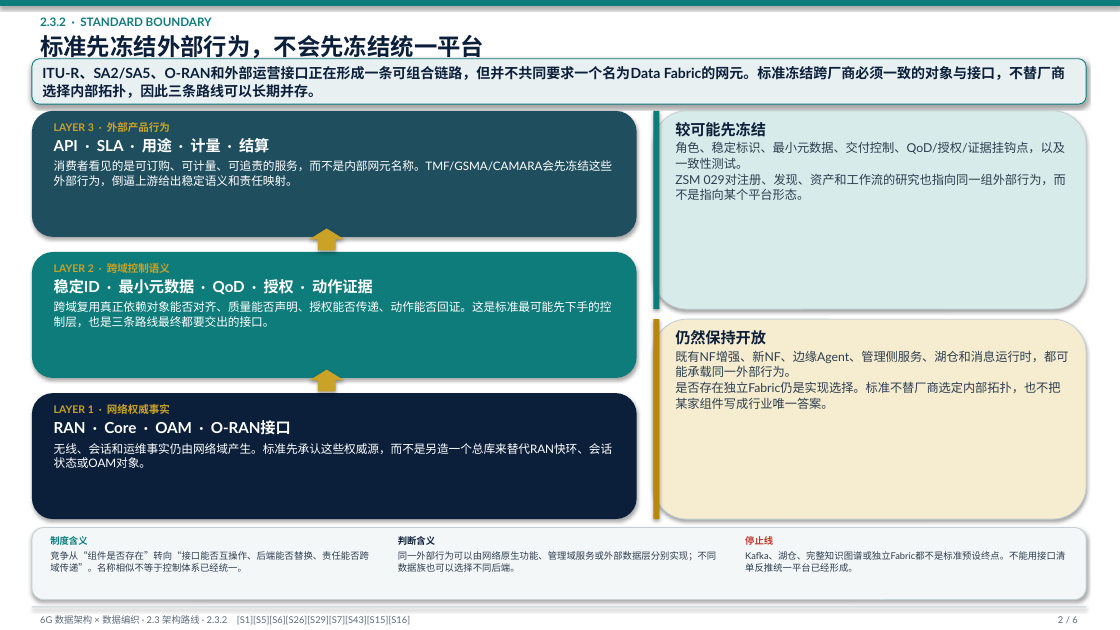
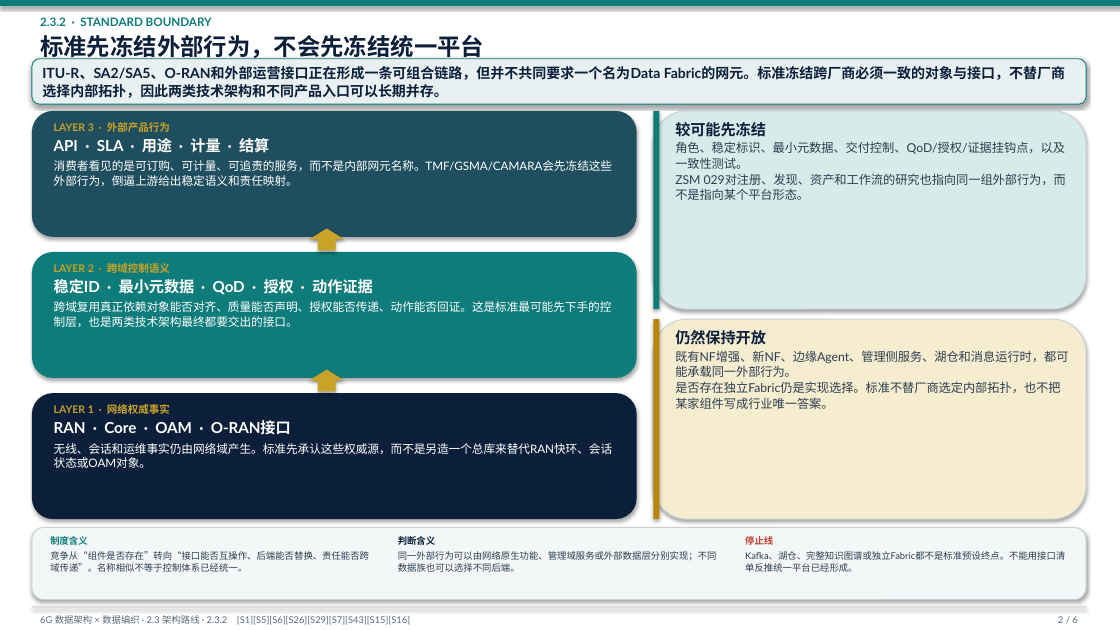
Before and after one commit to newmanxiang/6GDataPlane, a slide deck: slide 2 of reports/6g-data-fabric-section-23-deck.pptx. Drawn at 1120x630 pixels with LibreOffice and Linux fonts; fonts in the diff are those of the drawing. Boxes give left, top, right and bottom in pixels: in the first picture for what was removed or moved away, otherwise in the second. Text is boxed around its words. In the diff, an @@ line names an element or a change of style, - is before the commit and + after.

```diff
--- a/reports/6g-data-fabric-section-23-deck.pptx
+++ b/reports/6g-data-fabric-section-23-deck.pptx
@@ text in rounded rectangle at (42, 66, 1065, 98): text changed @@
-ITU-R、SA2/SA5、O-RAN和外部运营接口正在形成一条可组合链路，但并不共同要求一个名为Data Fabric的网元。标准冻结跨厂商必须一致的对象与接口，不替厂商选择内部拓扑，因此三条路线可以长期并存。
+ITU-R、SA2/SA5、O-RAN和外部运营接口正在形成一条可组合链路，但并不共同要求一个名为Data Fabric的网元。标准冻结跨厂商必须一致的对象与接口，不替厂商选择内部拓扑，因此两类技术架构和不同产品入口可以长期并存。
@@ text at (54, 301, 612, 327): text changed @@
-跨域复用真正依赖对象能否对齐、质量能否声明、授权能否传递、动作能否回证。这是标准最可能先下手的控制层，也是三条路线最终都要交出的接口。
+跨域复用真正依赖对象能否对齐、质量能否声明、授权能否传递、动作能否回证。这是标准最可能先下手的控制层，也是两类技术架构最终都要交出的接口。
```
Also in this commit, not shown: 3 other slides changed.
